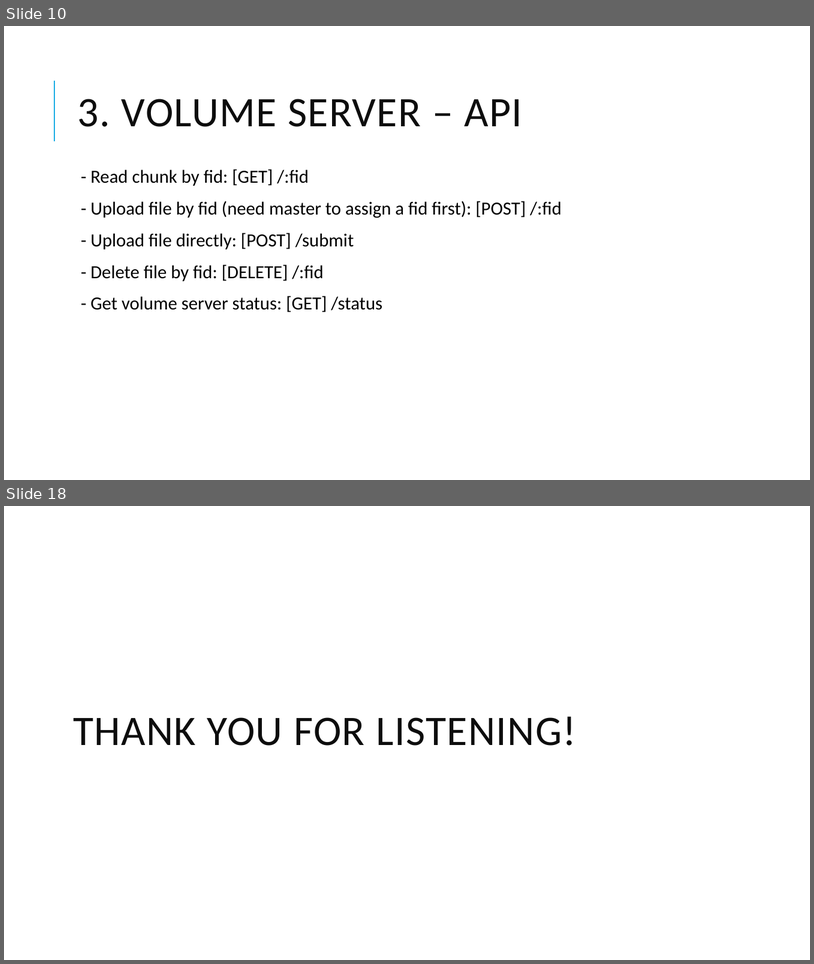
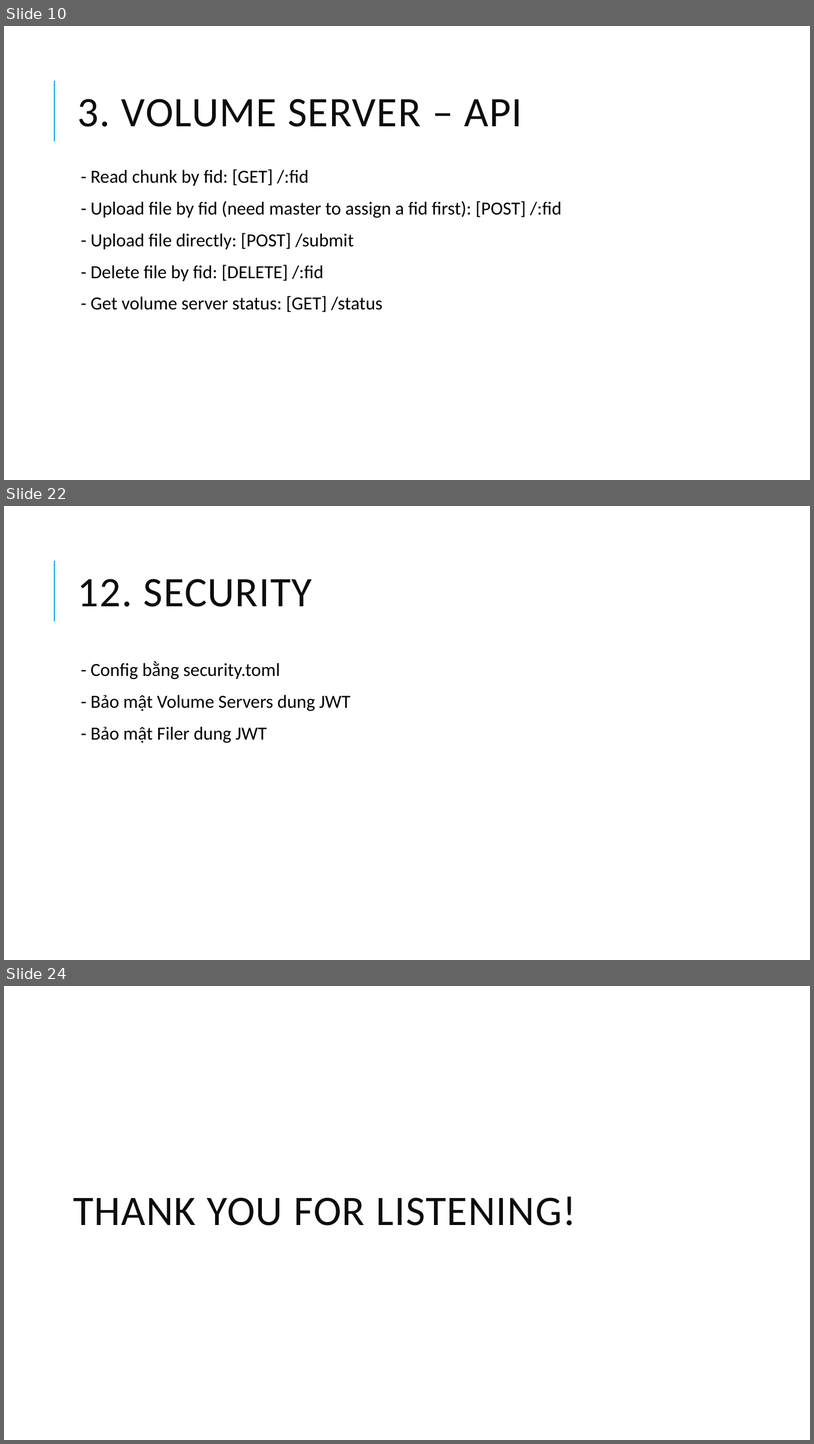
Before and after one commit to chi-org/seaweedfs-test, a slide deck: SeaweedFS_2.pptx. Shown one above the other, each under a label of ours: slides 10 and 18 before the commit, slides 10, 22 and 24 after it; the slides between them are not shown. The pictures are 814x964 and 814x1444 pixels, drawn with LibreOffice and Linux fonts; fonts in the diff are those of the drawing. Boxes give left, top, right and bottom in pixels: in the first picture for what was removed or moved away, otherwise in the second. Text is boxed around its words. In the diff, an @@ line names an element or a change of style, - is before the commit and + after.

```diff
--- a/SeaweedFS_2.pptx
+++ b/SeaweedFS_2.pptx
@@ slide 22 added at <box>4,506,810,960</box>, background #FFFFFF; not listed: 1 template element that a slide beside it also shows @@
@@ title added at <box>78,579,312,607</box>, 50 pt, text #0D0D0D @@
+12. SECURITY
@@ text added at <box>90,661,351,743</box>, 22 pt, text #000000 @@
+  - Config bằng security.toml
+  - Bảo mật Volume Servers dung JWT
+  - Bảo mật Filer dung JWT
@@ what was slide 18 is now slide 24 @@
```
Also in this commit, not shown: 6 slides changed, 8 other slides added, 3 slides removed, 1 other file.
